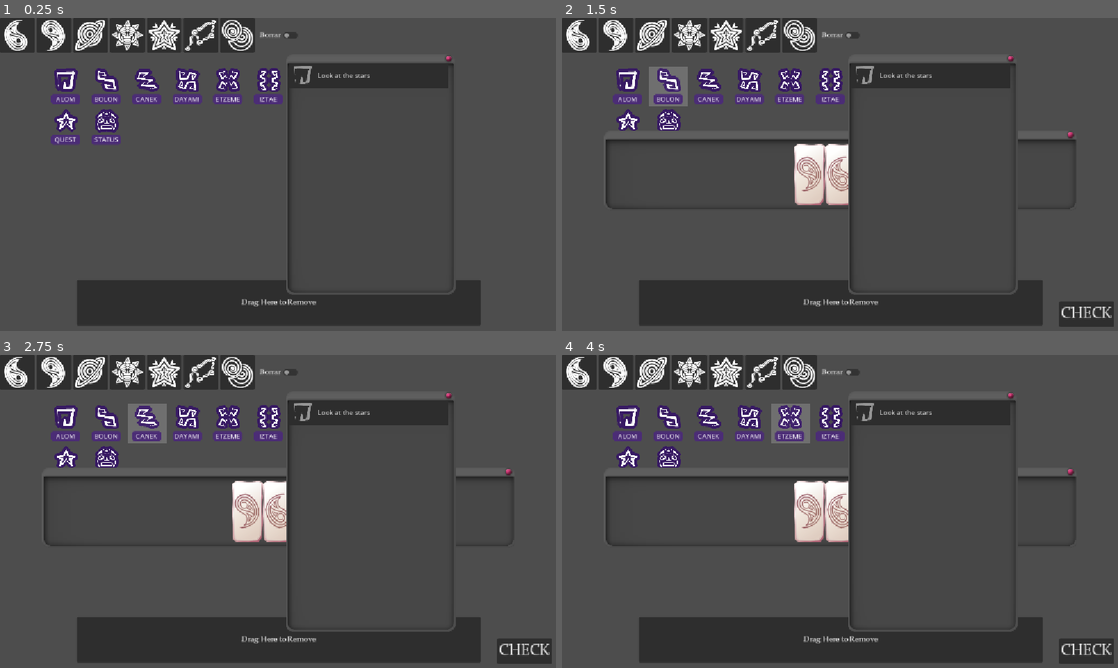
Above: before the commit, frames 1-4 (two rows, left to right).
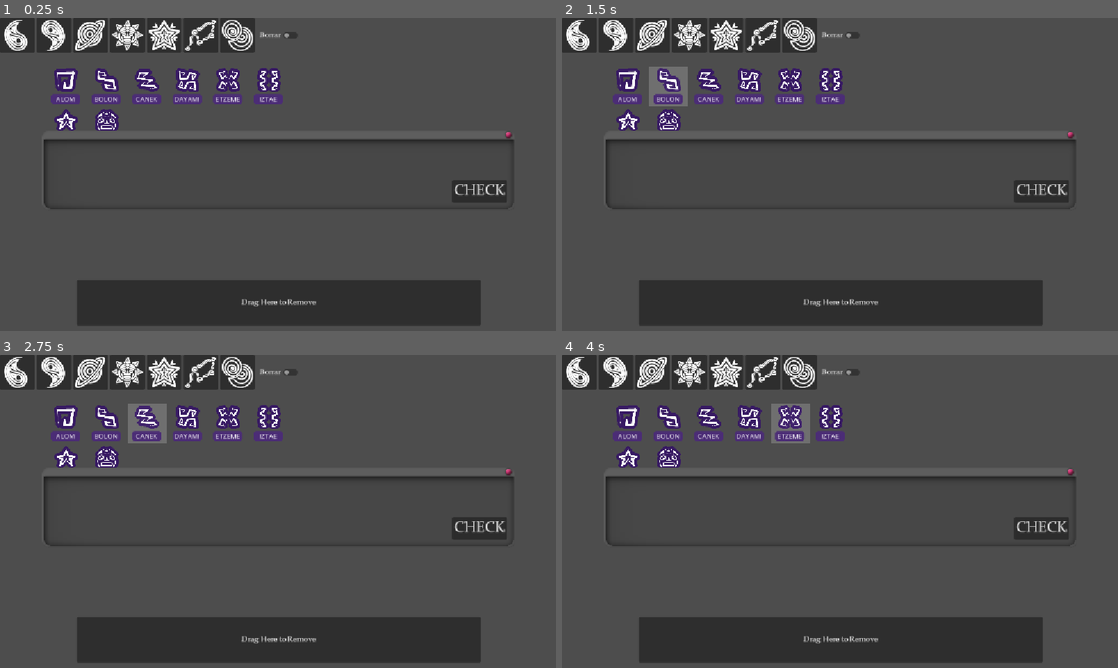
Above: after the commit, the same moments.

Repository: Wendfrey/minijam_210_astral
Game: Godot game, scene res://demo_world.tscn
Two runs of this game, one before a commit and one after it. Both use one fixed random seed, a clock stepped at 60 frames per second and the inputs below. This scene is started directly instead of the project's main scene.
Inputs:
- Up to frame 1 (0.25 s): no input
- Up to frame 2 (1.5 s): click "ALOM" at 0.5 s; click "BOLON" at 1.25 s
- Up to frame 3 (2.75 s): click "CANEK" at 2 s
- Up to frame 4 (4 s): click "DAYAMI" at 2.75 s; click "ETZEME" at 3.5 s

The runs differ from the first frame. In frame 1, 4.8% of the frame differs, in the area x 7-93%, y 12-89%; in frame 2, 6.6%, in the area x 41-100%, y 12-99%; in frame 3, 6.6%; in frame 4, 6.6%.

Commit message:
Level selection

Diff:
--- a/minijam-210-astral/CheckRules.gd
+++ b/minijam-210-astral/CheckRules.gd
@@ -15,9 +15,6 @@
 
 signal rule_check_result(result:bool)
 
-@export var spacerNP: NodePath
-@onready var spacer: Control = get_node(spacerNP)
-
 @onready var audio: AudioStreamPlayer = $"../ASP_sound_error"
 
 var rules:Array[BaseRule] = [
@@ -34,11 +31,9 @@
 	Rule13ThRepeat.new()
 ]
 
-func _ready() -> void:
-	print(checkRules())
+var currentSpacer
 
-func checkRules():
-	var pieces:Array[Ficha] = spacer.getPiecesArray()
+func checkRules(pieces):
 	var error_pieces:Array[Ficha]
 
 	for piece in pieces:
@@ -56,4 +51,8 @@
 	return error_pieces.size() == 0
 
 func _on_button_pressed() -> void:
-	rule_check_result.emit(checkRules())
+	rule_check_result.emit(checkRules(currentSpacer.getPiecesArray()))
+
+
+func _on_level_manager_spacer_changed(spacer: Control) -> void:
+	currentSpacer = spacer
--- a/minijam-210-astral/level_manager.gd
+++ b/minijam-210-astral/level_manager.gd
@@ -1,42 +1,37 @@
 extends Node
 
-@export var spacer:NodePath
-@onready var nodeSpacer = get_node(spacer)
+signal spacer_changed(spacer:Control)
+signal level_completed(index:int)
 
-var current_level = 0
+@onready var spacer_container: Control = $"../JuegoVentana/SpacerContainer"
+@onready var juego_ventana: Panel = $"../JuegoVentana"
+
+
+const Spacer = preload("uid://c8jcc5y7w1h2k")
+
+const Level1 = preload("uid://cowrxku5le6ed")
+const Level2 = preload("uid://cliskxier8edx")
+
+enum Level {
+	LVL1, LVL2, LVL3
+}
+
+@onready var levels_array:Array[BaseLevel] = [
+	Level1.new(),
+	Level2.new()
+]
+
+@export var currentLevel:Level = Level.LVL1
+
+var currentLevelScript:int = 0
 
 func _ready() -> void:
-	current_level = -1
-	next_level()
-
-func next_level():
-	current_level += 1
-	match (current_level):
-		0:
-			nodeSpacer.add_pieces(arrayFichaTipo([Ficha.Tipo.B, Ficha.Tipo.A, Ficha.Tipo.A]))
-		1:
-			nodeSpacer.add_pieces(arrayFichaTipo([Ficha.Tipo.C, Ficha.Tipo.C, Ficha.Tipo.B]))
-		2:
-			nodeSpacer.add_pieces(arrayFichaTipo([Ficha.Tipo.A, Ficha.Tipo.A]))
-		3:
-			nodeSpacer.add_pieces(arrayFichaTipo([Ficha.Tipo.A]))
-		4:
-			nodeSpacer.add_pieces(arrayFichaTipo([Ficha.Tipo.C]))
-		5:
-			nodeSpacer.add_pieces(arrayFichaTipo([Ficha.Tipo.D,Ficha.Tipo.B]))
-		6:
-			nodeSpacer.add_pieces(arrayFichaTipo([Ficha.Tipo.F, Ficha.Tipo.F, Ficha.Tipo.F]))
-		7:
-			empty_spacer()
-			nodeSpacer.add_pieces(
-				arrayFichaTipo([
-					Ficha.Tipo.A, Ficha.Tipo.A, Ficha.Tipo.A, Ficha.Tipo.A, Ficha.Tipo.A, Ficha.Tipo.A,
-					Ficha.Tipo.G,
-					Ficha.Tipo.F, Ficha.Tipo.F, Ficha.Tipo.F,
-					Ficha.Tipo.C, Ficha.Tipo.C, Ficha.Tipo.C, Ficha.Tipo.C,
-					Ficha.Tipo.B])
-			)
-			nodeSpacer.pieces[6].nailed = true
+	for lvl in levels_array:
+		var spacer = Spacer.new()
+		spacer_container.add_child(spacer)
+		spacer.hide()
+		lvl.spacer = spacer
+		lvl.next_level()
 
 func arrayFichaTipo(array:Array):
 	return Array(
@@ -48,11 +43,25 @@
 
 func _on_rules_checker_result(result:bool) -> void:
 	if result:
-		next_level()
+		levels_array[currentLevel].next_level()
+		if levels_array[currentLevel].is_complete():
+			level_completed.emit(currentLevel)
+			juego_ventana.hide()
 
 func empty_spacer():
-	nodeSpacer.remove_pieces(
+	spacer_container.get_child(currentLevel).remove_pieces(
 		arrayFichaTipo(
-			nodeSpacer.pieces.map(func (el): return el.tipo)
+			spacer_container.get_child(currentLevel).pieces.map(func (el): return el.tipo)
 		)
 	)
+
+func on_level_pressed(index:int):
+	if index < levels_array.size():
+		if levels_array[index].is_complete():
+			return
+		juego_ventana.show()
+		for c in spacer_container.get_children():
+			c.hide()
+		var spacer = spacer_container.get_child(index)
+		spacer.show()
+		spacer_changed.emit(spacer)
--- a/minijam-210-astral/levels/BaseLevel.gd
+++ b/minijam-210-astral/levels/BaseLevel.gd
@@ -2,9 +2,7 @@
 const SPACER = preload("uid://c8jcc5y7w1h2k")
 
 var spacer: SPACER
-
-func _init(pSpacer: SPACER) -> void:
-	spacer = pSpacer
+var current_level = -1
 
 func level_steps(step:int) -> Array[Ficha.Tipo]:
 	match (step):
@@ -15,6 +13,12 @@
 		2:
 			pass
 	return []
+
+func next_level():
+	current_level += 1
+	if is_complete():
+		return
+	spacer.add_pieces(level_steps(current_level))
 
 func empty_spacer():
 	spacer.remove_pieces(
@@ -30,3 +34,9 @@
 		"",
 		Ficha.Tipo
 	)
+
+func max_level():
+	return 3
+
+func is_complete():
+	return current_level > max_level()
--- a/minijam-210-astral/levels/level_1.gd
+++ b/minijam-210-astral/levels/level_1.gd
@@ -18,3 +18,6 @@
 			return arrayFichaTipo([Ficha.Tipo.F, Ficha.Tipo.F, Ficha.Tipo.F])
 		_:
 			return []
+
+func max_level():
+	return 6
--- a/minijam-210-astral/levels/level_2.gd
+++ b/minijam-210-astral/levels/level_2.gd
@@ -13,3 +13,6 @@
 			)
 			spacer.pieces[6].nailed = true
 	return []
+
+func max_level():
+	return 0
--- a/minijam-210-astral/scripts/screenExplorer.gd
+++ b/minijam-210-astral/scripts/screenExplorer.gd
@@ -14,7 +14,9 @@
 
 func _on_level_1_pressed():
 	PlayerProgess.checkDoneLogro(2,0)
-	ventanaJuego.visible = true
 
 func _on_logros_icon_pressed():
 	ventanaLogros.visible = true
+
+func _on_level_manager_level_completed(index: int) -> void:
+	ventanaStatus.show()
--- a/minijam-210-astral/spacer.gd
+++ b/minijam-210-astral/spacer.gd
@@ -9,8 +9,8 @@
 var pickedNode: Node
 var nodePositionIndex:int
 
-@export var swapMargin:Vector2 = Vector2(64,172)
-@export var cellWidth: int = 128
+@export var swapMargin:Vector2 = Vector2(32,86)
+@export var cellWidth: int = 64
 
 var secretLovers:BaseRule = SecretLovers.new()
 
--- a/minijam-210-astral/test_world.tscn
+++ b/minijam-210-astral/test_world.tscn
@@ -3,7 +3,6 @@
 [ext_resource type="Script" uid="uid://xixaae3vikkj" path="res://CheckRules.gd" id="1_1lwx6"]
 [ext_resource type="Script" uid="uid://dp8w1e7qlyasx" path="res://scripts/screenExplorer.gd" id="1_cnaw2"]
 [ext_resource type="Script" uid="uid://dvii7opwqnaf7" path="res://level_manager.gd" id="2_1lwx6"]
-[ext_resource type="Script" uid="uid://c8jcc5y7w1h2k" path="res://spacer.gd" id="2_gy3sr"]
 [ext_resource type="AudioStream" uid="uid://dnhaox7rn2hjp" path="res://Sounds/maracas_double.wav" id="4_dsnr4"]
 [ext_resource type="Script" uid="uid://c26vcft18jus7" path="res://scripts/ventanaLogros.gd" id="4_uu1iw"]
 [ext_resource type="StyleBox" uid="uid://bpiqrn1ci0mo5" path="res://assets/prefab/logroDisabled.tres" id="5_4tg7h"]
@@ -268,7 +267,6 @@
 [node name="Camera2D" type="Camera2D" parent="." unique_id=947224256]
 
 [node name="JuegoVentana" type="Panel" parent="." unique_id=626347948]
-visible = false
 z_index = -1
 layout_mode = 0
 offset_left = -483.0
@@ -278,33 +276,29 @@
 mouse_filter = 2
 theme_override_styles/panel = ExtResource("5_lf0gk")
 
-[node name="Button" type="Button" parent="JuegoVentana" unique_id=1636103918]
-z_index = 3
-layout_mode = 1
-anchors_preset = 3
-anchor_left = 1.0
-anchor_top = 1.0
-anchor_right = 1.0
-anchor_bottom = 1.0
-offset_left = -32.0
-offset_top = 194.0
-offset_right = 82.0
-offset_bottom = 247.0
-grow_horizontal = 0
-grow_vertical = 0
-theme_override_font_sizes/font_size = 32
-text = "CHECK"
-
-[node name="Spacer" type="Control" parent="JuegoVentana" unique_id=333636565]
-z_index = 1
+[node name="SpacerContainer" type="Control" parent="JuegoVentana" unique_id=797935250]
 anchors_preset = 0
 offset_left = 483.0
 offset_top = 71.0
 offset_right = 483.0
 offset_bottom = 71.0
-script = ExtResource("2_gy3sr")
-swapMargin = Vector2(32, 86)
-cellWidth = 64
+
+[node name="Button" type="Button" parent="JuegoVentana" unique_id=1636103918]
+z_index = 3
+layout_mode = 1
+anchors_preset = -1
+anchor_left = 0.5
+anchor_top = 0.5
+anchor_right = 0.5
+anchor_bottom = 0.5
+offset_left = 359.5
+offset_top = 13.0
+offset_right = 473.5
+offset_bottom = 59.0
+grow_horizontal = 0
+grow_vertical = 0
+theme_override_font_sizes/font_size = 32
+text = "CHECK"
 
 [node name="close" type="Button" parent="JuegoVentana" unique_id=601915492]
 layout_mode = 1
@@ -321,6 +315,7 @@
 theme_override_styles/hover = SubResource("StyleBoxEmpty_kt6p6")
 
 [node name="LogrosVentana" type="Panel" parent="." unique_id=1040422617 node_paths=PackedStringArray("listado")]
+visible = false
 z_index = 1
 layout_mode = 0
 offset_left = 22.0
@@ -380,19 +375,30 @@
 
 [node name="RulesChecker" type="Node" parent="." unique_id=1412206623]
 script = ExtResource("1_1lwx6")
-spacerNP = NodePath("../JuegoVentana/Spacer")
 
 [node name="LevelManager" type="Node" parent="." unique_id=818504072]
 script = ExtResource("2_1lwx6")
-spacer = NodePath("../JuegoVentana/Spacer")
 
 [node name="ASP_sound_error" type="AudioStreamPlayer" parent="." unique_id=1202096981]
 stream = ExtResource("4_dsnr4")
 bus = &"SFX"
 
 [connection signal="pressed" from="GridContainer/Level1" to="." method="_on_level_1_pressed"]
+[connection signal="pressed" from="GridContainer/Level1" to="LevelManager" method="on_level_pressed" binds= [0]]
+[connection signal="pressed" from="GridContainer/Level2" to="." method="_on_level_1_pressed"]
+[connection signal="pressed" from="GridContainer/Level2" to="LevelManager" method="on_level_pressed" binds= [1]]
+[connection signal="pressed" from="GridContainer/Level3" to="." method="_on_level_1_pressed"]
+[connection signal="pressed" from="GridContainer/Level3" to="LevelManager" method="on_level_pressed" binds= [2]]
+[connection signal="pressed" from="GridContainer/Level4" to="." method="_on_level_1_pressed"]
+[connection signal="pressed" from="GridContainer/Level4" to="LevelManager" method="on_level_pressed" binds= [3]]
+[connection signal="pressed" from="GridContainer/Level5" to="." method="_on_level_1_pressed"]
+[connection signal="pressed" from="GridContainer/Level5" to="LevelManager" method="on_level_pressed" binds= [4]]
+[connection signal="pressed" from="GridContainer/Level6" to="." method="_on_level_1_pressed"]
+[connection signal="pressed" from="GridContainer/Level6" to="LevelManager" method="on_level_pressed" binds= [5]]
 [connection signal="pressed" from="GridContainer/logrosIcon" to="." method="_on_logros_icon_pressed"]
 [connection signal="pressed" from="JuegoVentana/Button" to="RulesChecker" method="_on_button_pressed"]
 [connection signal="pressed" from="JuegoVentana/close" to="." method="_on_juego_close_pressed"]
 [connection signal="pressed" from="LogrosVentana/close" to="." method="_on_logros_close_pressed"]
 [connection signal="rule_check_result" from="RulesChecker" to="LevelManager" method="_on_rules_checker_result"]
+[connection signal="level_completed" from="LevelManager" to="." method="_on_level_manager_level_completed"]
+[connection signal="spacer_changed" from="LevelManager" to="RulesChecker" method="_on_level_manager_spacer_changed"]
